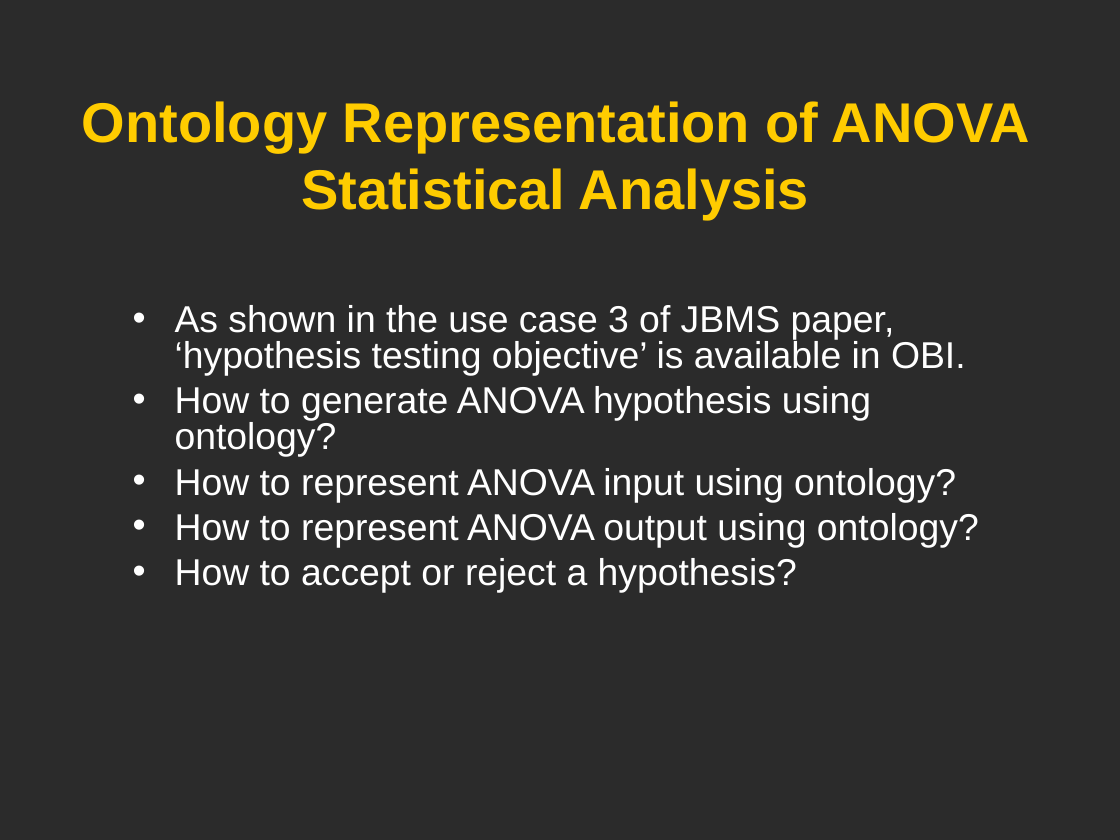
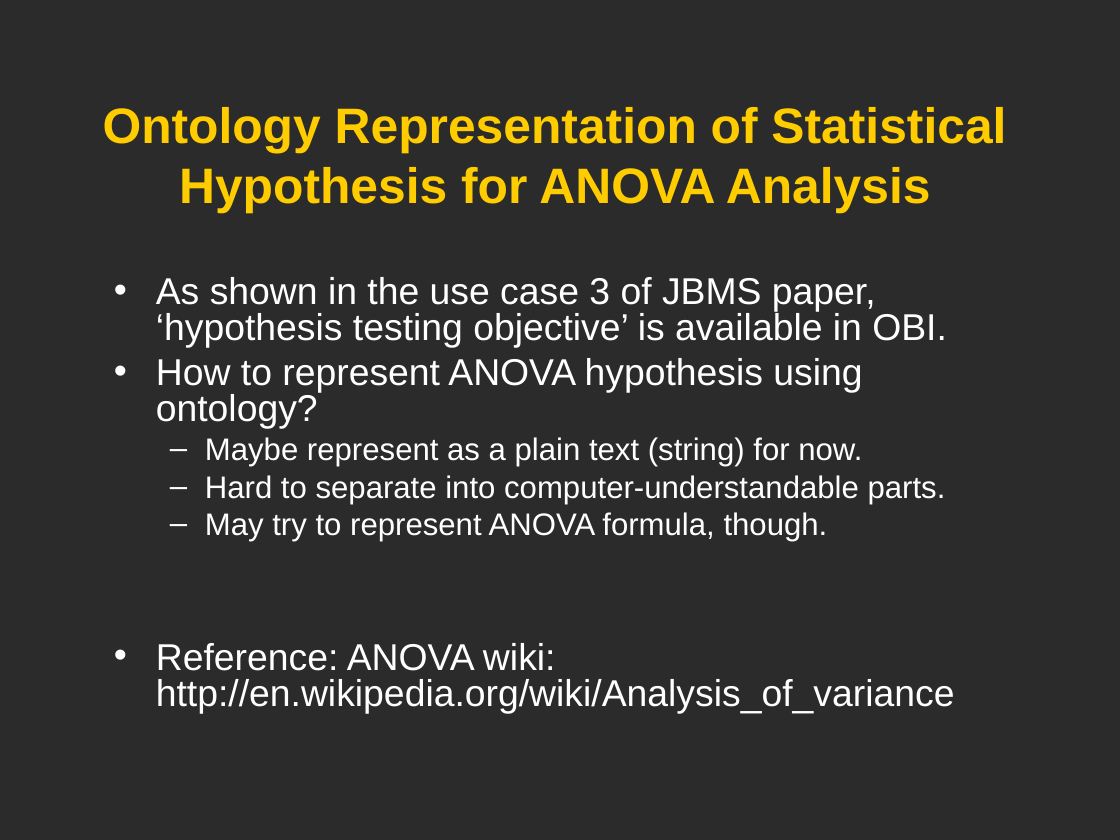
Before and after one commit to obi-ontology/obi-legacy-svn, a slide deck: slide 16 of trunk/docs/developer/use cases/Vaccine_usercase_Vancouver2010.ppt. Drawn at 1120x840 pixels with LibreOffice and Linux fonts; fonts in the diff are those of the drawing; background and template pictures are left out; a plain dark background stands for a picture behind light text. Boxes give left, top, right and bottom in pixels: in the first picture for what was removed or moved away, otherwise in the second. Text is boxed around its words. In the diff, an @@ line names an element or a change of style, - is before the commit and + after.

```diff
--- a/trunk/docs/developer/use cases/Vaccine_usercase_Vancouver2010.ppt
+++ b/trunk/docs/developer/use cases/Vaccine_usercase_Vancouver2010.ppt
@@ title at <box>103,107,1006,214</box>: text changed; size 36 to 32 pt @@
-Ontology Representation of ANOVA Statistical Analysis
+Ontology Representation of Statistical Hypothesis for ANOVA Analysis
@@ text "As shown in the use ...": place and size @@
-text "As shown in the use ..." at <box>175,305,979,593</box>
+text "As shown in the use ..." at <box>156,277,955,713</box>
@@ text at <box>156,358,955,713</box>: text changed; size 24 to 20 pt @@
-• How to generate ANOVA hypothesis using ontology?
-• How to represent ANOVA input using ontology?
-• How to represent ANOVA output using ontology?
-• How to accept or reject a hypothesis?
+• How to represent ANOVA hypothesis using ontology?
+  – Maybe represent as a plain text (string) for now.
+  – Hard to separate into computer-understandable parts.
+  – May try to represent ANOVA formula, though.
+• Reference: ANOVA wiki: http://en.wikipedia.org/wiki/Analysis_of_variance
```
Also in this commit, not shown: 11 other slides changed.
